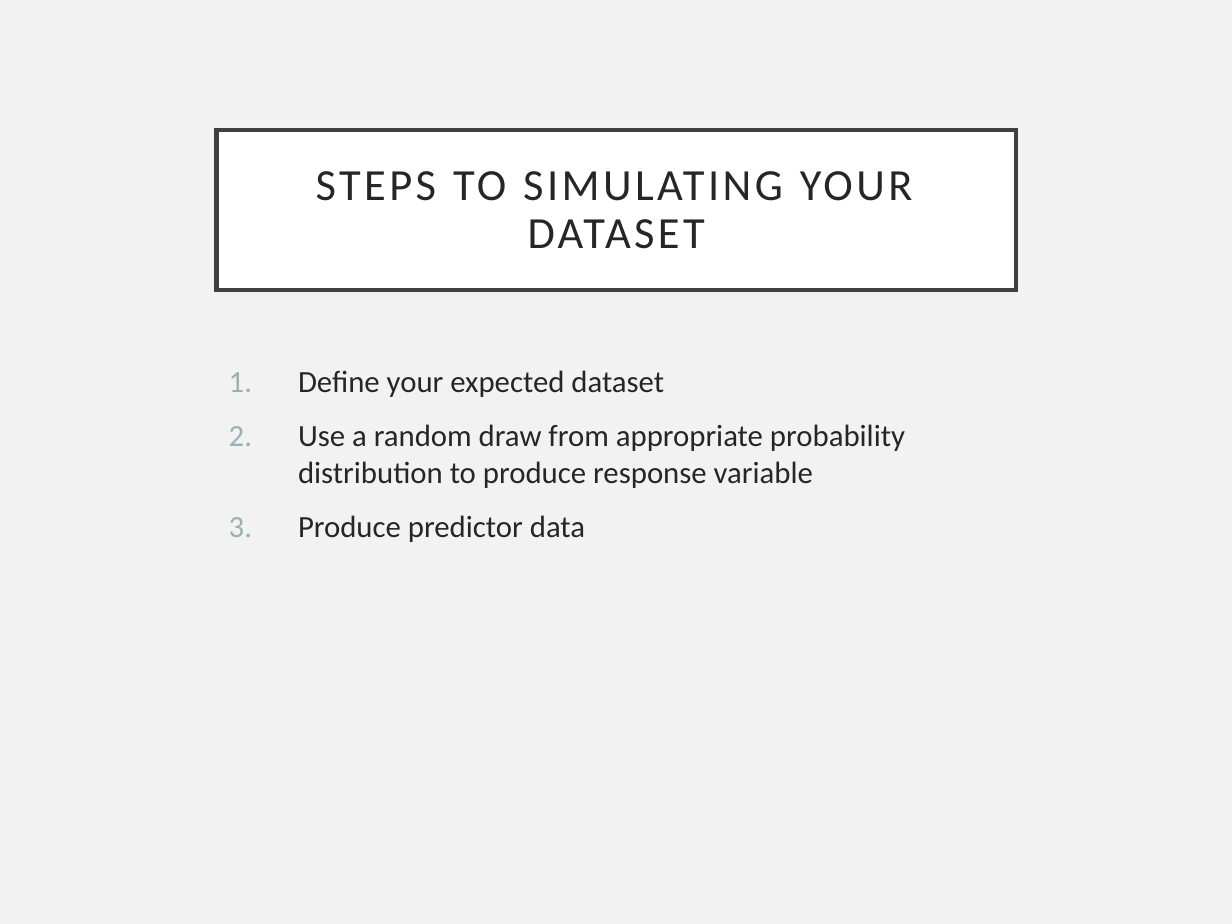
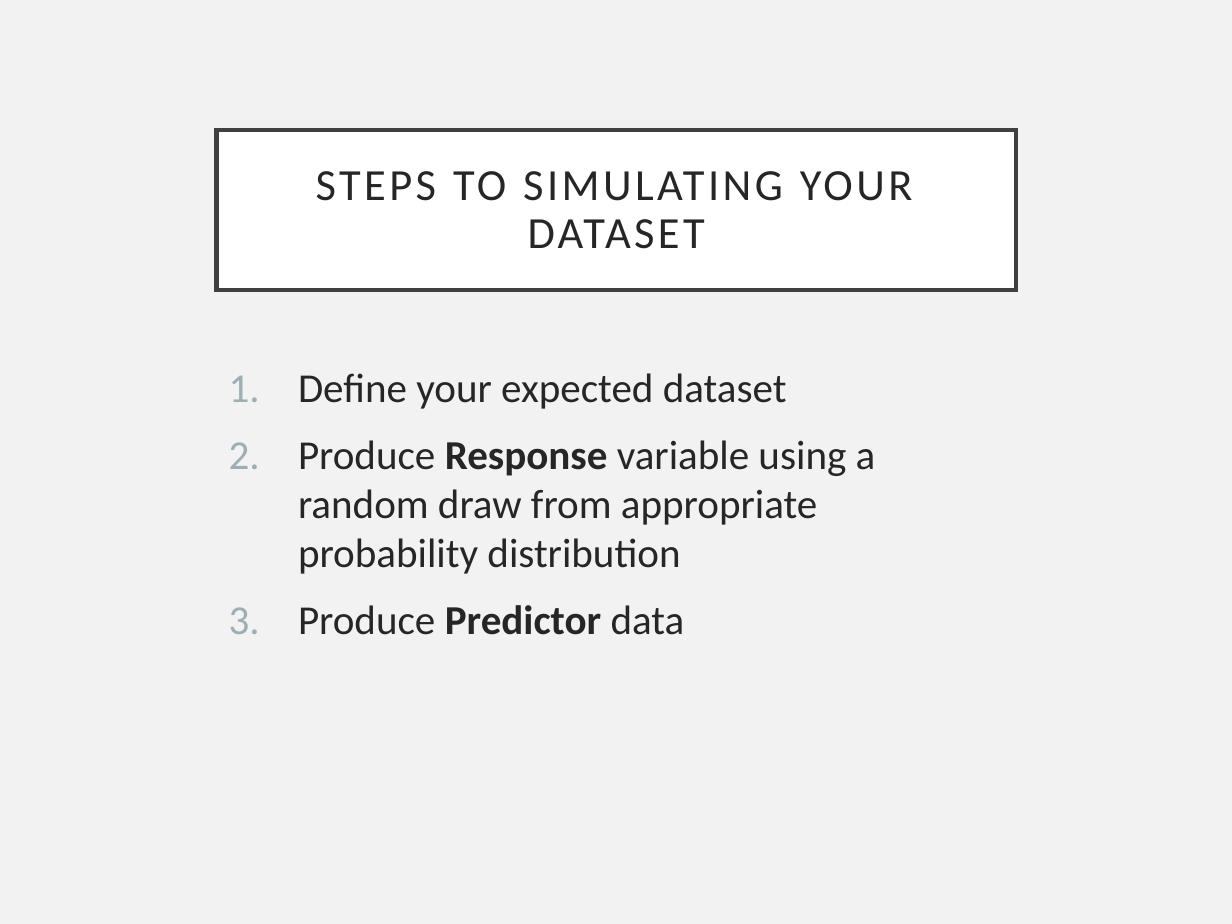
Before and after one commit to EEOB590A-Data-Science-in-R-Fall2021/CourseMaterials, a slide deck: slide 3 of 5. Simulating Data/SimulatingData.pptx. Drawn at 1232x924 pixels with LibreOffice and Linux fonts; fonts in the diff are those of the drawing. Boxes give left, top, right and bottom in pixels: in the first picture for what was removed or moved away, otherwise in the second. Text is boxed around its words. In the diff, an @@ line names an element or a change of style, - is before the commit and + after.

```diff
--- a/5. Simulating Data/SimulatingData.pptx
+++ b/5. Simulating Data/SimulatingData.pptx
@@ text at [298, 373, 787, 409]: size 18 to 24 pt in "Define your expected dataset" @@
@@ text at [298, 440, 876, 635]: text changed; size 18 to 24 pt @@
-2. Use a random draw from appropriate probability distribution to produce response variable
-3. Produce predictor data
+2. Produce Response variable using a random draw from appropriate probability distribution
+3. Produce Predictor data
```
Also in this commit, not shown: 9 other slides changed, 4 slides added, 2 other files.
